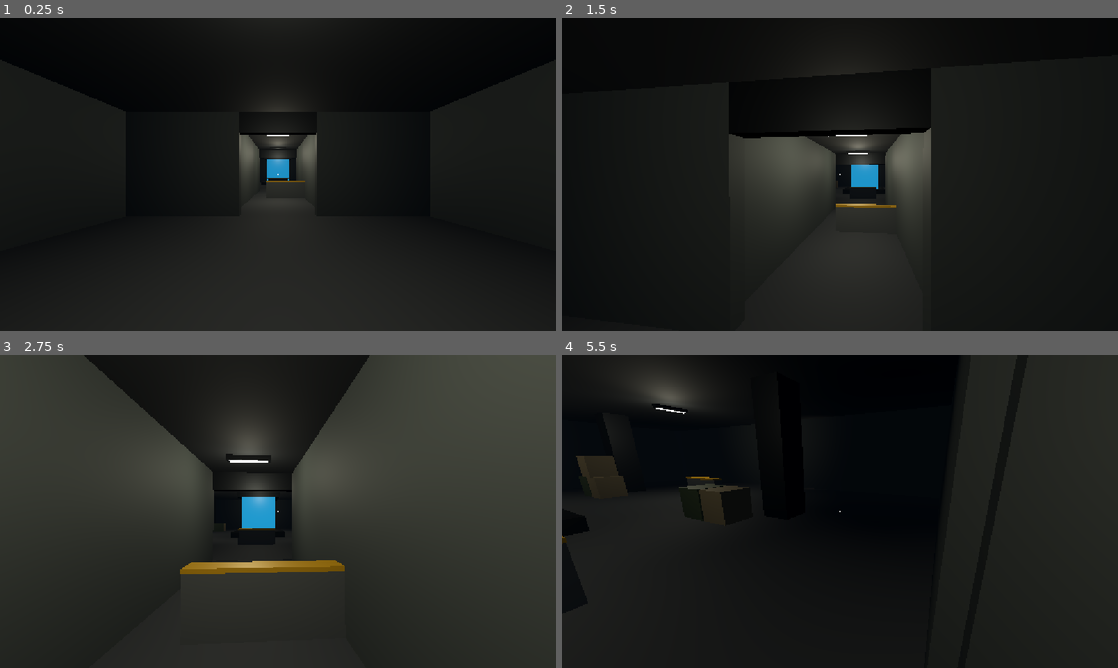
Above: before the commit, frames 1-4 (two rows, left to right).
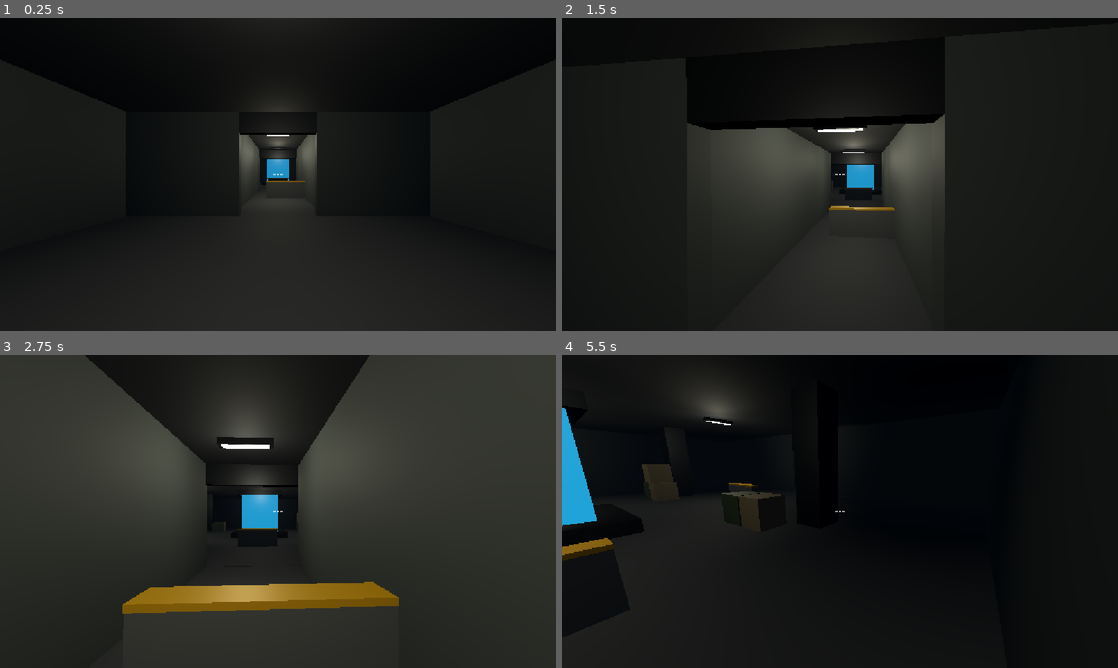
Above: after the commit, the same moments.

Repository: ProgrammerZain/OperationLastStand
Game: Godot game, scene res://scenes/levels/facility_level.tscn
Two runs of this game, one before a commit and one after it. Both use one fixed random seed, a clock stepped at 60 frames per second and the inputs below.
Inputs (mouse positions are in pixels of both pictures, inside the frame that each line leads up to):
- Up to frame 1 (0.25 s): no input
- Up to frame 2 (1.5 s): tap Enter at 0.5 s; move the mouse to (867, 174) at 0.52 s; hold Shift (sprint) 0.53-1.28 s; hold W (move_forward) from 0.53 s (still down); click (867, 174) at 0.67 s; tap Space (jump) at 0.77, 0.8, 1.07, 1.35 s; move the mouse to (812, 174) at 1.27 s; click (812, 174) at 1.42 s
- Up to frame 3 (2.75 s): keep holding W (move_forward); tap Space (jump) at 1.52, 1.82, 2.3 s; tap Shift (sprint) at 1.55 s; move the mouse to (289, 505) at 2.02 s; hold Shift (sprint) from 2.03 s (still down); click (289, 505) at 2.17 s
- Up to frame 4 (5.5 s): move the mouse to (834, 517) at 2.77 s; release Shift (sprint) at 2.78 s; tap Shift (sprint) at 2.85, 4.35 s; click (834, 517) at 2.92 s; tap Space (jump) at 3.02, 3.32, 3.6, 3.77, 4.07, 4.52, 4.82, 5.3 s; move the mouse to (878, 514) at 3.52 s; click (878, 514) at 3.67 s; tap Escape (ui_cancel) at 4.15 s; move the mouse to (673, 464) at 4.27 s; release W (move_forward) at 4.28 s; hold A (move_left) 4.28-5.03 s; click (673, 464) at 4.42 s; move the mouse to (845, 511) at 5.02 s; hold W (move_forward) from 5.03 s (still down); hold Shift (sprint) from 5.03 s (still down); click (845, 511) at 5.17 s

The runs differ from the first frame. In frame 1, less than 0.1% of the frame differs, in the area x 49-51%, y 49-51%; in frame 2, 3.5%; in frame 3, 6.1%; in frame 4, 15%, in the area x 0-100%, y 0-80%.

Commit message:
feat: Milestone 2 Done!

Diff:
--- a/scenes/player/player.gd
+++ b/scenes/player/player.gd
@@ -2,79 +2,114 @@
 extends CharacterBody3D
 
 ## Configuration
-@export_group("Movement")
-@export var walk_speed: float = 4.5
-@export var sprint_speed: float = 7.0
+@export_group("Movement Speeds")
+@export var walk_speed: float = 5.0
+@export var sprint_speed: float = 8.0
+@export var jump_velocity: float = 4.8
 @export var acceleration: float = 12.0
 @export var deceleration: float = 14.0
-@export var air_control: float = 4.0
-@export var jump_velocity: float = 4.8
+@export var air_control: float = 3.5
 
-@export_group("Camera")
-@export var mouse_sensitivity: float = 0.0025
-@export var min_pitch: float = -89.0
-@export var max_pitch: float = 89.0
+@export_group("Mouse & Camera")
+@export var mouse_sensitivity_h: float = 0.0022
+@export var mouse_sensitivity_v: float = 0.0022
+@export var min_pitch_deg: float = -88.0
+@export var max_pitch_deg: float = 88.0
+@export var base_fov: float = 75.0
+@export var sprint_fov: float = 83.0
+@export var fov_change_speed: float = 8.0
+
+@export_group("Head Bob")
+@export var bob_enabled: bool = true
+@export var bob_frequency: float = 2.4
+@export var bob_amplitude: float = 0.04
 
 # Node references
 @onready var head: Node3D = $Head
 @onready var camera: Camera3D = $Head/Camera3D
+@onready var collision_shape: CollisionShape3D = $CollisionShape3D
 
+# Internal state
 var gravity: float = ProjectSettings.get_setting("physics/3d/default_gravity", 9.8)
-var mouse_captured: bool = true
+var mouse_captured: bool = false
+var bob_phase: float = 0.0
+var default_camera_y: float = 0.0
 
 func _ready() -> void:
+	default_camera_y = camera.position.y
 	capture_mouse()
 
 func _unhandled_input(event: InputEvent) -> void:
-	if event is InputEventMouseButton and event.pressed:
+	# Mouse look
+	if mouse_captured and event is InputEventMouseMotion:
+		# Rotate body horizontally (yaw)
+		rotate_y(-event.relative.x * mouse_sensitivity_h)
+		# Rotate head vertically (pitch)
+		head.rotate_x(-event.relative.y * mouse_sensitivity_v)
+		head.rotation.x = clampf(
+			head.rotation.x,
+			deg_to_rad(min_pitch_deg),
+			deg_to_rad(max_pitch_deg)
+		)
+		return
+
+	# Mouse capture on window click
+	if event is InputEventMouseButton and event.pressed and event.button_index == MOUSE_BUTTON_LEFT:
 		if not mouse_captured:
 			capture_mouse()
-	elif event.is_action_pressed("ui_cancel"):
+	# Mouse release on Escape / ui_cancel
+	elif event.is_action_pressed("ui_cancel") or (event is InputEventKey and event.pressed and event.physical_keycode == KEY_ESCAPE):
 		release_mouse()
 
-	if mouse_captured and event is InputEventMouseMotion:
-		# Horizontal rotation around Y axis (body)
-		rotate_y(-event.relative.x * mouse_sensitivity)
-		# Vertical rotation around X axis (head)
-		head.rotate_x(-event.relative.y * mouse_sensitivity)
-		head.rotation.x = clampf(
-			head.rotation.x,
-			deg_to_rad(min_pitch),
-			deg_to_rad(max_pitch)
-		)
-
 func _physics_process(delta: float) -> void:
-	# Apply gravity
+	# Gravity & terminal velocity
 	if not is_on_floor():
 		velocity.y -= gravity * delta
+		velocity.y = maxf(velocity.y, -35.0)
 
-	# Handle jump
-	var wants_jump: bool = _is_jump_pressed()
-	if wants_jump and is_on_floor():
+	# Jump
+	if _is_jump_pressed() and is_on_floor():
 		velocity.y = jump_velocity
 
-	# Determine speed (walk or sprint)
-	var is_sprinting: bool = _is_sprint_pressed() and is_on_floor()
-	var current_speed: float = sprint_speed if is_sprinting else walk_speed
+	# Movement calculation
+	var is_sprinting: bool = _is_sprint_pressed() and is_on_floor() and velocity.length() > 0.5
+	var target_speed: float = sprint_speed if is_sprinting else walk_speed
 
-	# Get movement input direction relative to player orientation
-	var input_dir: Vector2 = _get_movement_vector()
-	var target_dir: Vector3 = (transform.basis * Vector3(input_dir.x, 0.0, input_dir.y)).normalized()
+	var input_vec: Vector2 = _get_input_vector()
+	var target_dir: Vector3 = (transform.basis * Vector3(input_vec.x, 0.0, input_vec.y)).normalized()
 
-	# Horizontal acceleration / deceleration
 	var accel: float = acceleration if is_on_floor() else air_control
-	var target_vel_x: float = target_dir.x * current_speed
-	var target_vel_z: float = target_dir.z * current_speed
+	var decel: float = deceleration if is_on_floor() else air_control
 
 	if target_dir != Vector3.ZERO:
-		velocity.x = lerpf(velocity.x, target_vel_x, accel * delta)
-		velocity.z = lerpf(velocity.z, target_vel_z, accel * delta)
+		velocity.x = lerpf(velocity.x, target_dir.x * target_speed, accel * delta)
+		velocity.z = lerpf(velocity.z, target_dir.z * target_speed, accel * delta)
 	else:
-		var decel: float = deceleration if is_on_floor() else air_control
 		velocity.x = lerpf(velocity.x, 0.0, decel * delta)
 		velocity.z = lerpf(velocity.z, 0.0, decel * delta)
 
 	move_and_slide()
+
+	# Visual camera feel: Dynamic FOV & Head Bob
+	_process_camera_effects(delta, is_sprinting)
+
+func _process_camera_effects(delta: float, is_sprinting: bool) -> void:
+	# 1. Dynamic FOV
+	var target_fov: float = sprint_fov if (is_sprinting and velocity.length() > walk_speed) else base_fov
+	camera.fov = lerpf(camera.fov, target_fov, fov_change_speed * delta)
+
+	# 2. Head Bobbing
+	if bob_enabled:
+		var horizontal_vel: Vector2 = Vector2(velocity.x, velocity.z)
+		if is_on_floor() and horizontal_vel.length() > 0.2:
+			var speed_factor: float = 1.3 if is_sprinting else 1.0
+			bob_phase += delta * bob_frequency * speed_factor * (horizontal_vel.length() / walk_speed)
+			camera.position.y = default_camera_y + sin(bob_phase * TAU) * bob_amplitude
+			camera.position.x = cos(bob_phase * PI) * (bob_amplitude * 0.5)
+		else:
+			bob_phase = 0.0
+			camera.position.y = lerpf(camera.position.y, default_camera_y, 10.0 * delta)
+			camera.position.x = lerpf(camera.position.x, 0.0, 10.0 * delta)
 
 func capture_mouse() -> void:
 	Input.mouse_mode = Input.MOUSE_MODE_CAPTURED
@@ -85,7 +120,7 @@
 	mouse_captured = false
 
 # Input helpers with both Action and Physical Key fallbacks
-func _get_movement_vector() -> Vector2:
+func _get_input_vector() -> Vector2:
 	var x: float = 0.0
 	var y: float = 0.0
 
@@ -95,7 +130,7 @@
 	if Input.is_action_pressed("move_left") or Input.is_physical_key_pressed(KEY_A) or Input.is_physical_key_pressed(KEY_LEFT):
 		x -= 1.0
 
-	# Forward / Back (y negative = forward in 3D)
+	# Forward / Back (negative y is forward in 3D)
 	if Input.is_action_pressed("move_forward") or Input.is_physical_key_pressed(KEY_W) or Input.is_physical_key_pressed(KEY_UP):
 		y -= 1.0
 	if Input.is_action_pressed("move_backward") or Input.is_physical_key_pressed(KEY_S) or Input.is_physical_key_pressed(KEY_DOWN):
--- a/scenes/player/player.tscn
+++ b/scenes/player/player.tscn
@@ -9,7 +9,9 @@
 [node name="Player" type="CharacterBody3D"]
 collision_layer = 2
 collision_mask = 1
-floor_snap_length = 0.2
+floor_stop_on_slope = true
+floor_max_angle = 0.785398
+floor_snap_length = 0.3
 script = ExtResource("1_script")
 
 [node name="CollisionShape3D" type="CollisionShape3D" parent="."]
@@ -27,7 +29,7 @@
 
 [node name="CrosshairUI" type="CanvasLayer" parent="."]
 
-[node name="CenterDot" type="ColorRect" parent="CrosshairUI"]
+[node name="ReticleCenter" type="ColorRect" parent="CrosshairUI"]
 anchors_preset = 8
 anchor_left = 0.5
 anchor_top = 0.5
@@ -40,4 +42,64 @@
 grow_horizontal = 2
 grow_vertical = 2
 mouse_filter = 2
-color = Color(1, 1, 1, 0.75)
+color = Color(1, 1, 1, 0.85)
+
+[node name="ReticleLeft" type="ColorRect" parent="CrosshairUI"]
+anchors_preset = 8
+anchor_left = 0.5
+anchor_top = 0.5
+anchor_right = 0.5
+anchor_bottom = 0.5
+offset_left = -10.0
+offset_top = -1.0
+offset_right = -5.0
+offset_bottom = 1.0
+grow_horizontal = 2
+grow_vertical = 2
+mouse_filter = 2
+color = Color(1, 1, 1, 0.6)
+
+[node name="ReticleRight" type="ColorRect" parent="CrosshairUI"]
+anchors_preset = 8
+anchor_left = 0.5
+anchor_top = 0.5
+anchor_right = 0.5
+anchor_bottom = 0.5
+offset_left = 5.0
+offset_top = -1.0
+offset_right = 10.0
+offset_bottom = 1.0
+grow_horizontal = 2
+grow_vertical = 2
+mouse_filter = 2
+color = Color(1, 1, 1, 0.6)
+
+[node name="ReticleTop" type="ColorRect" parent="CrosshairUI"]
+anchors_preset = 8
+anchor_left = 0.5
+anchor_top = 0.5
+anchor_right = 0.5
+anchor_bottom = 0.5
+offset_left = -1.0
+offset_top = -10.0
+offset_right = 1.0
+offset_bottom = -5.0
+grow_horizontal = 2
+grow_vertical = 2
+mouse_filter = 2
+color = Color(1, 1, 1, 0.6)
+
+[node name="ReticleBottom" type="ColorRect" parent="CrosshairUI"]
+anchors_preset = 8
+anchor_left = 0.5
+anchor_top = 0.5
+anchor_right = 0.5
+anchor_bottom = 0.5
+offset_left = -1.0
+offset_top = 5.0
+offset_right = 1.0
+offset_bottom = 10.0
+grow_horizontal = 2
+grow_vertical = 2
+mouse_filter = 2
+color = Color(1, 1, 1, 0.6)
